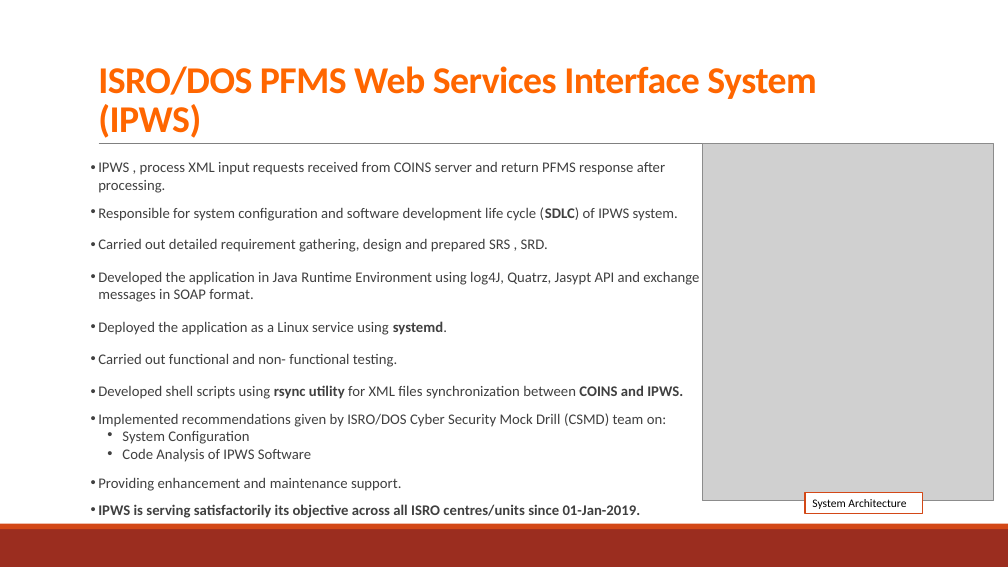
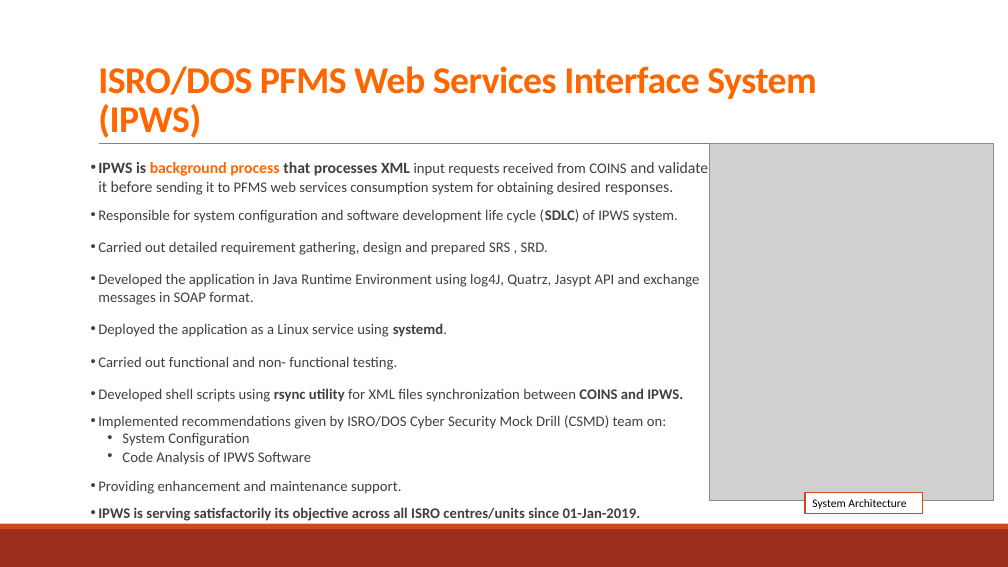
Before and after one commit to NavdeepGarg/DPC_Repo, a slide deck: slide 3 of handOutSources/navdeep.pptx. Drawn at 1008x567 pixels with LibreOffice and Linux fonts; fonts in the diff are those of the drawing; grey boxes stand for pictures. Boxes give left, top, right and bottom in pixels: in the first picture for what was removed or moved away, otherwise in the second. Text is boxed around its words. In the diff, an @@ line names an element or a change of style, - is before the commit and + after.

```diff
--- a/handOutSources/navdeep.pptx
+++ b/handOutSources/navdeep.pptx
@@ picture resized from (x1=702, y1=144, x2=994, y2=501) to (x1=710, y1=144, x2=994, y2=501) @@
@@ text at (x1=98, y1=162, x2=708, y2=195): text changed @@
-• IPWS , process XML input requests received from COINS server and return PFMS response after processing.
+• IPWS is background process that processes XML input requests received from COINS and validate it before sending it to PFMS web services consumption system for obtaining desired responses.
```
Also in this commit, not shown: 3 other slides changed, 1 other file.
